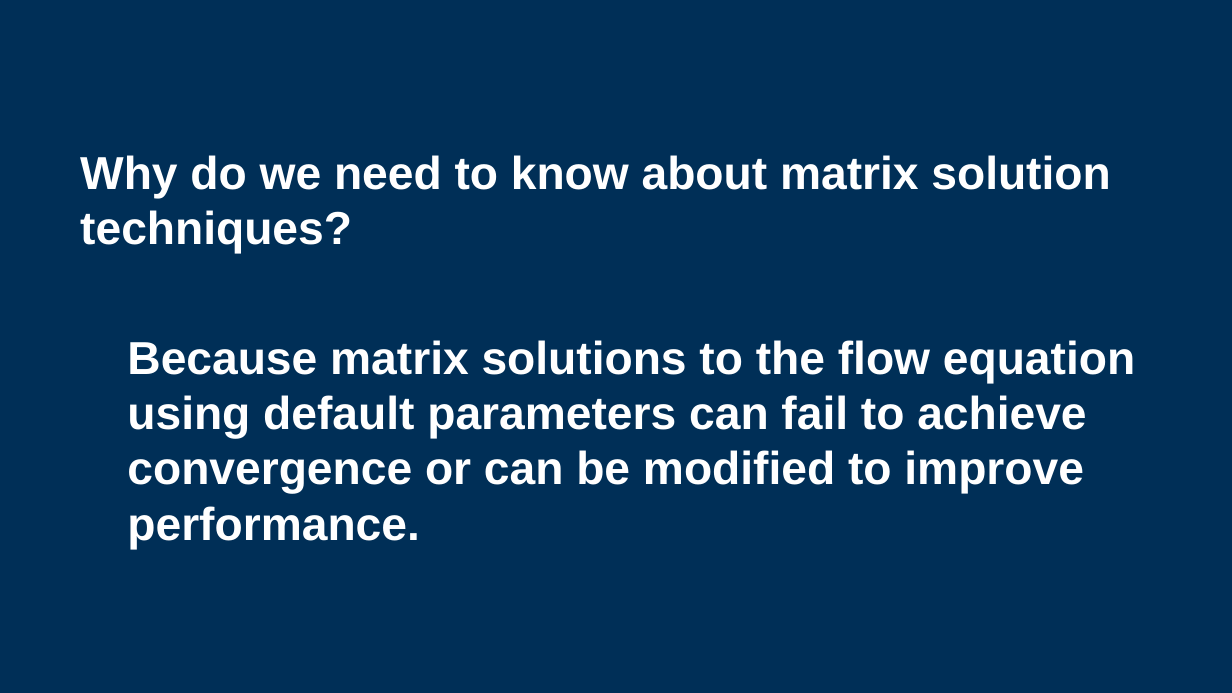
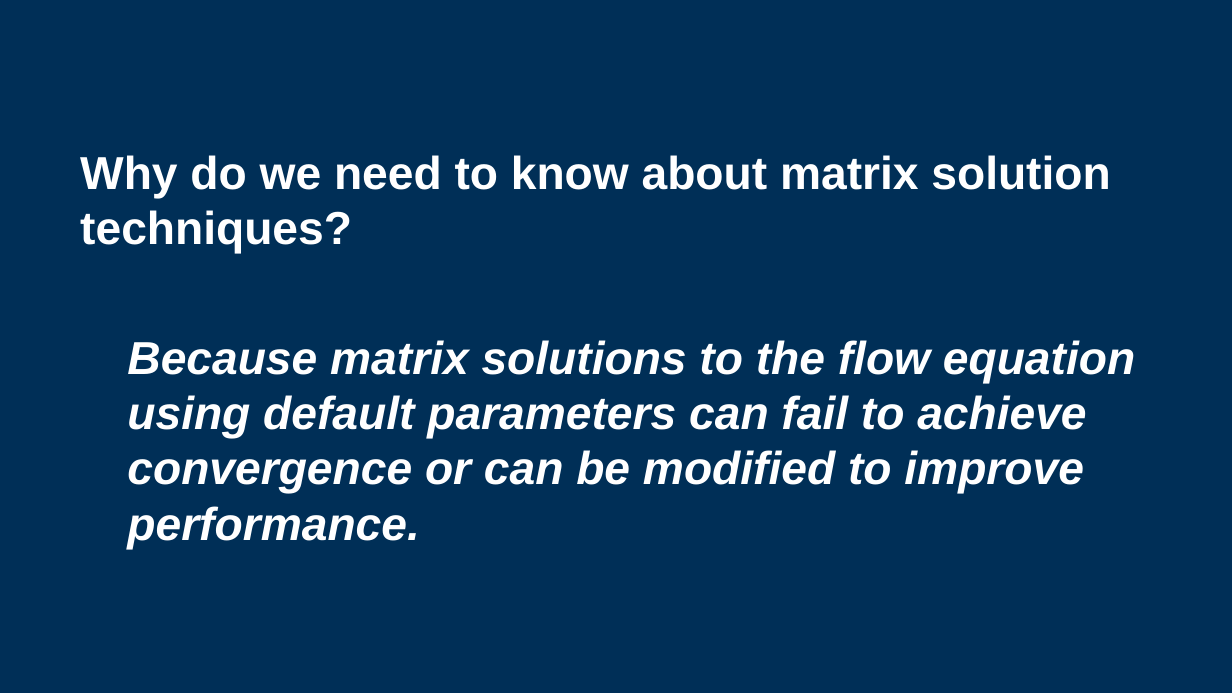
Before and after one commit to langevin-usgs/modflow-memphis-2023, a slide deck: slide 2 of lectures/Day2_4lecture_MatrixSolvers.pptx (slide 3 before the commit). Drawn at 1232x693 pixels with LibreOffice and Linux fonts; fonts in the diff are those of the drawing; background and template pictures are left out. Boxes give left, top, right and bottom in pixels: in the first picture for what was removed or moved away, otherwise in the second. Text is boxed around its words. In the diff, an @@ line names an element or a change of style, - is before the commit and + after.

Commit message:
Add advanced MV files and updated matrix solver presentation

```diff
--- a/lectures/Day2_4lecture_MatrixSolvers.pptx
+++ b/lectures/Day2_4lecture_MatrixSolvers.pptx
@@ text at [127,340,1135,550]: italic on in "Because matrix solutions to the flow equation ..." @@
```
Also in this commit, not shown: 1 other slide changed, 2 slides added, 2 slides removed, 27 other files.
